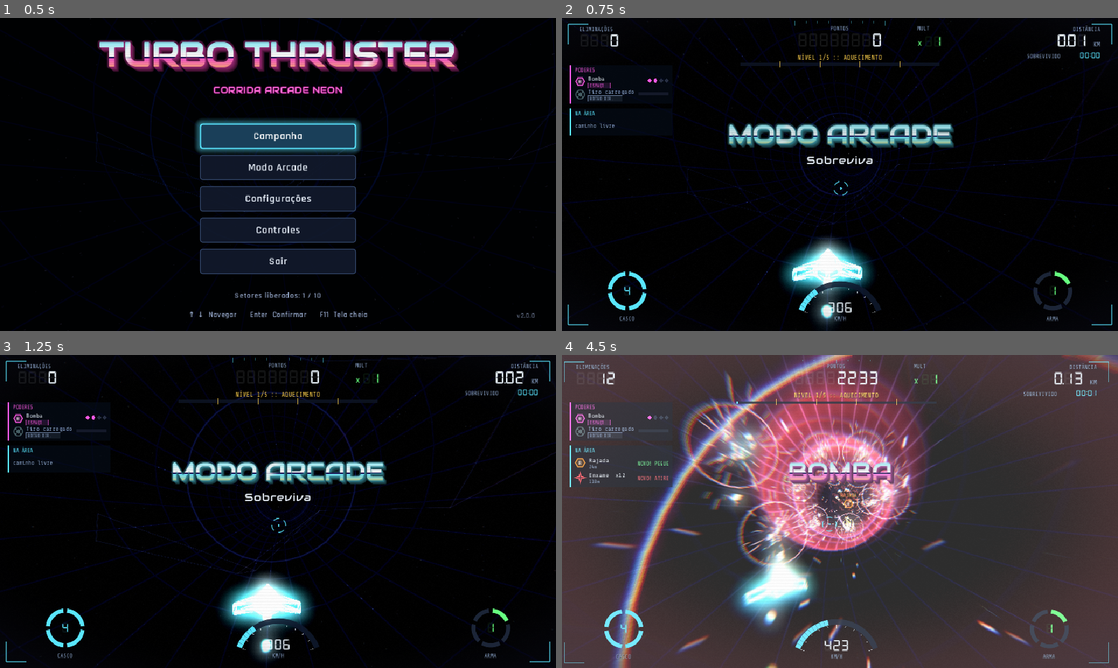
Above: before the commit, frames 1-4 (two rows, left to right).
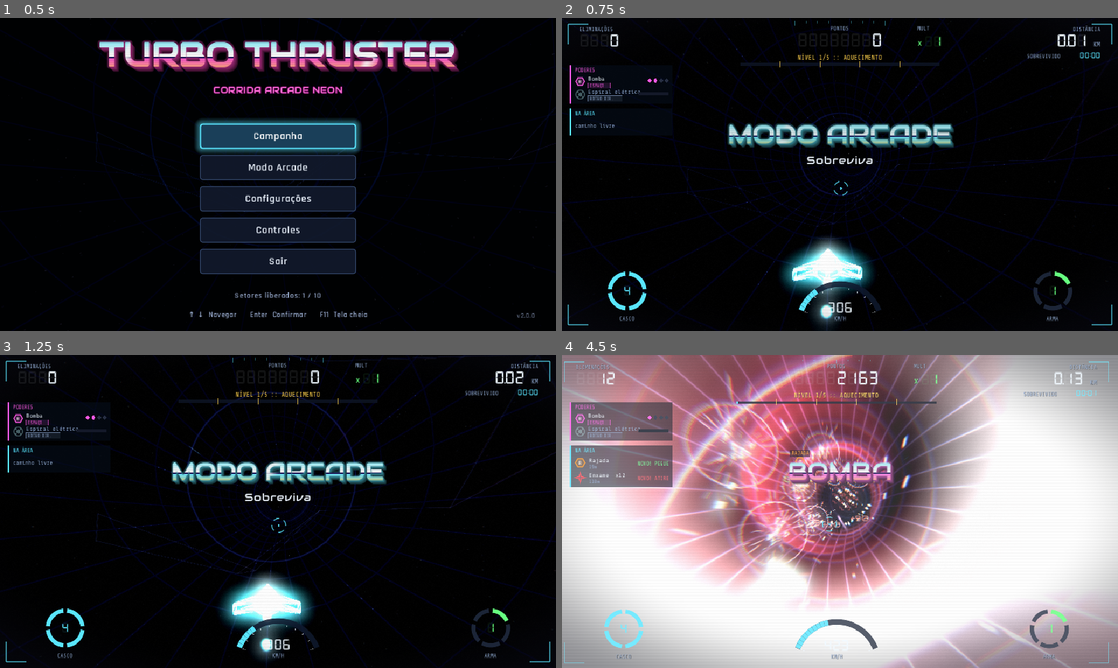
Above: after the commit, the same moments.

Repository: matthfaria96/turbo-thruster
Game: Godot game, scene res://main.tscn
Same seed, same stepped clock (60 frames per second), same inputs: the game is played once before the commit and once after it.
Inputs (mouse positions are in pixels of both pictures, inside the frame that each line leads up to):
- Up to frame 1 (0.5 s): no input
- Up to frame 2 (0.75 s): click "Modo Arcade" at 0.5 s
- Up to frame 3 (1.25 s): no input
- Up to frame 4 (4.5 s): tap Enter (ui_accept) at 1.25, 1.52, 2.27, 3.77 s; move the mouse to (962, 495) at 1.27 s; hold D (move_right) 1.28-2.03 s; hold Shift (charge) 1.28-2.03 s; click (962, 495) at 1.42 s; tap J (fire) at 1.55, 2.1, 3.05, 3.6 s; move the mouse to (728, 527) at 2.02 s; hold S (brake) 2.03-2.78 s; click (728, 527) at 2.17 s; tap Shift (charge) at 2.3, 3.8 s; move the mouse to (895, 442) at 2.77 s; hold D (move_right) 2.78-3.53 s; hold Shift (charge) 2.78-3.53 s; click (895, 442) at 2.92 s; move the mouse to (812, 574) at 3.52 s; hold W (accelerate) 3.53-4.28 s; click (812, 574) at 3.67 s; move the mouse to (1006, 558) at 4.27 s; hold A (move_left) from 4.28 s (still down); hold Space (special) from 4.28 s (still down); click (1006, 558) at 4.42 s

Frame 1 is identical in both runs. In frame 2, less than 0.1% of the frame differs, in the area x 4-49%, y 22-97%; in frame 3, 0.1%; in frame 4, 92%, in the area x 0-100%, y 0-100%.

Commit message:
feat: electric spiral charge shot
Charging (now 0.5 s) grows an energy orb at the nose with particles
sucked inward and crackling bolts. Releasing fires a 12-bolt double
helix about three times wider than the main guns that erases enemy
bullets, chain lightning that jumps to up to 6 nearby enemies (and the
boss), and a short electric halo around the ship.

Co-Authored-By: Claude Opus 5.5 <noreply@anthropic.com>

Diff:
--- a/src/autoload/input_setup.gd
+++ b/src/autoload/input_setup.gd
@@ -19,7 +19,7 @@
 	["Acelerar (frente)", "W", "Analógico para cima"],
 	["Frear (trás)", "S", "Analógico para baixo"],
 	["Atirar (segurar)", "Botão esquerdo do mouse", "A / RT"],
-	["Tiro carregado (segurar e soltar)", "Botão direito do mouse", "X / LT"],
+	["Espiral elétrica (segure e solte)", "Botão direito do mouse", "X / LT"],
 	["Especial: bomba (limpa a tela)", "Espaço", "Y / B"],
 	["Pausar", "Esc / P", "Start"],
 	["Tela cheia", "F11", "—"],
--- a/src/game/combat.gd
+++ b/src/game/combat.gd
@@ -38,7 +38,7 @@
 
 
 func nova_active() -> bool:
-	return g.projectiles.shots.any(func(s: Dictionary) -> bool: return s.pierce)
+	return g.projectiles.shots.any(func(s: Dictionary) -> bool: return s.pierce or s.get("clears", false))
 
 
 # ------------------------------------------------------------- player shots
@@ -124,9 +124,10 @@
 
 
 func _nova_clears_bullets() -> void:
-	for nova: Dictionary in g.projectiles.shots.filter(func(s: Dictionary) -> bool: return s.pierce):
+	for nova: Dictionary in g.projectiles.shots.filter(func(s: Dictionary) -> bool: return s.pierce or s.get("clears", false)):
+		var reach := 0.45 if nova.pierce else 0.3
 		var removed := g.projectiles.clear_bullets(func(b: Dictionary) -> bool:
-			return absf(b.s - nova.s) < 6.0 and absf(Track.angle_diff(b.th, nova.th)) < 0.45)
+			return absf(b.s - nova.s) < 6.0 and absf(Track.angle_diff(b.th, nova.th)) < reach)
 		g.score += 10 * removed.size()
 		_spark_bullets(removed)
 
--- a/src/game/fx.gd
+++ b/src/game/fx.gd
@@ -113,6 +113,79 @@
 	tween.tween_property(label, "scale", Vector3.ONE * 1.2, 0.12).set_trans(Tween.TRANS_BACK).set_ease(Tween.EASE_OUT)
 	tween.tween_property(label, "modulate:a", 0.0, 0.6).set_delay(0.25)
 	tween.tween_callback(label.queue_free)
+
+
+## Particles pulled into a point (charge-up at the ship's nose).
+static func make_suction(color: Color) -> GPUParticles3D:
+	var p := GPUParticles3D.new()
+	var mat := ParticleProcessMaterial.new()
+	mat.emission_shape = ParticleProcessMaterial.EMISSION_SHAPE_SPHERE_SURFACE
+	mat.emission_sphere_radius = 1.8
+	mat.radial_accel_min = -55.0
+	mat.radial_accel_max = -40.0
+	mat.gravity = Vector3.ZERO
+	mat.scale_min = 0.12
+	mat.scale_max = 0.25
+	var grow := Curve.new()
+	grow.add_point(Vector2(0.0, 0.3))
+	grow.add_point(Vector2(1.0, 1.0))
+	var grow_tex := CurveTexture.new()
+	grow_tex.curve = grow
+	mat.scale_curve = grow_tex
+	var g := Gradient.new()
+	g.colors = PackedColorArray([Color(color, 0.0), color, Color(1, 1, 1, 1)])
+	g.offsets = PackedFloat32Array([0.0, 0.4, 1.0])
+	var ramp := GradientTexture1D.new()
+	ramp.gradient = g
+	mat.color_ramp = ramp
+	p.process_material = mat
+	var quad := QuadMesh.new()
+	quad.size = Vector2.ONE
+	p.draw_pass_1 = quad
+	p.material_override = Meshes.additive(2.6, 0.6)
+	p.amount = 40
+	p.lifetime = 0.28
+	p.local_coords = true
+	p.emitting = false
+	return p
+
+
+## Jagged electric bolt between two points that flickers out.
+func lightning(a: Vector3, b: Vector3, color: Color, life := 0.22, width := 0.08) -> void:
+	var segs: Array = []
+	var steps := clampi(int(a.distance_to(b) / 1.6), 4, 18)
+	var dir := (b - a)
+	var side := dir.cross(Vector3.UP).normalized()
+	if side.length_squared() < 0.01:
+		side = Vector3.RIGHT
+	var up := side.cross(dir).normalized()
+	var jag := minf(dir.length() * 0.08, 1.2)
+	var prev := a
+	for i in range(1, steps + 1):
+		var t := float(i) / steps
+		var p := a + dir * t
+		if i < steps:
+			p += side * randf_range(-jag, jag) + up * randf_range(-jag, jag)
+		segs.append([prev, p])
+		if i < steps and randf() < 0.25:
+			var fork := p + (side * randf_range(-1, 1) + up * randf_range(-1, 1)) * jag * 1.5
+			segs.append([p, fork])
+		prev = p
+	var mi := MeshInstance3D.new()
+	mi.mesh = NeonGeo.edge_mesh_from_segments(segs)
+	mi.material_override = NeonGeo.edge_material(color, 3.2, width)
+	mi.custom_aabb = AABB(Vector3.ONE * -1e5, Vector3.ONE * 2e5)
+	add_child(mi)
+	var tween := mi.create_tween()
+	tween.tween_method(func(v: float) -> void: mi.set_instance_shader_parameter("fade", v), 1.0, 0.0, life)
+	tween.tween_callback(mi.queue_free)
+
+
+## Short bolts crackling out of a point in random directions.
+func zap(center: Vector3, radius: float, color: Color, count := 2) -> void:
+	for i in count:
+		var dir := Vector3(randf_range(-1, 1), randf_range(-1, 1), randf_range(-1, 1)).normalized()
+		lightning(center, center + dir * radius * randf_range(0.5, 1.0), color, 0.1, 0.04)
 
 
 ## Speed streaks flying past the camera (attach to the camera; local space).
--- a/src/game/game.gd
+++ b/src/game/game.gd
@@ -217,6 +217,7 @@
 		combat.resolve(dt)
 	_sync_transforms(dt)
 	_draw_lines()
+	_charge_fx(dt)
 	projectiles.render()
 	geoms.render()
 	tunnel.update_view(player.s)
@@ -309,7 +310,9 @@
 	var x := clampf(Track.angle_diff(target, player.th) * 3.0, -1.0, 1.0)
 	if player.invert_x:
 		x = -x
-	return {"x": x, "y": 0.6, "fire": state != State.INTRO, "charge": false}
+	# Hold the charge for 0.8 s every 2 s so the harness exercises it.
+	var charging := state != State.INTRO and fmod(state_t, 2.0) < 0.8
+	return {"x": x, "y": 0.6, "fire": state != State.INTRO and not charging, "charge": charging}
 
 
 func enemies_may_fire() -> bool:
@@ -560,13 +563,60 @@
 			fire_bullet(s, wrapf(a, -PI, PI), h, rel_speed, 0.0)
 
 
+const CHAIN_TARGETS := 6
+const CHAIN_RANGE := 70.0
+const CHAIN_DAMAGE := 6.0
+const AURA_TIME := 0.6
+
+var _aura_t := 0.0
+
+
 func _on_nova(s: float, th: float) -> void:
-	projectiles.add_shot(player.nova_shot(s, th))
+	for shot in player.spiral_shots(s, th):
+		projectiles.add_shot(shot)
 	var at := track.point(s, th, Player.H)
-	fx.sparks(at, Color(0.8, 1.0, 1.0), 40, 30.0, 1.6, 0.4)
-	fx.shockwave(at, Color(0.8, 1.0, 1.0), 5.0)
-	fx.shake = maxf(fx.shake, 0.25)
+	var ahead_at := track.point(s + 10.0, th, Player.H)
+	fx.sparks(ahead_at, Player.NOVA_COLOR, 36, 26.0, 1.2, 0.35)
+	fx.shockwave(ahead_at, Player.NOVA_COLOR, 3.0)
+	fx.shake = maxf(fx.shake, 0.3)
+	post.kick(0.4)
+	post.pulse(Player.NOVA_COLOR, 0.25)
+	_aura_t = AURA_TIME
+	_chain_lightning(at)
 	Sfx.play("nova")
+
+
+## Bolts jump from the ship to the nearest enemies ahead, damaging each.
+func _chain_lightning(from: Vector3) -> void:
+	var targets := enemies.filter(func(e: Enemy) -> bool:
+		var ahead := e.s - player.s
+		return e.alive and not e.invulnerable and not e.hidden and ahead > 0.0 and ahead < CHAIN_RANGE \
+			and absf(Track.angle_diff(e.th, player.th)) < 1.4)
+	targets.sort_custom(func(a: Enemy, b: Enemy) -> bool: return a.s < b.s)
+	var prev := from
+	for e: Enemy in targets.slice(0, CHAIN_TARGETS):
+		fx.lightning(prev, e.global_position, Color(0.75, 0.95, 1.0), 0.3, 0.1)
+		fx.sparks(e.global_position, Player.NOVA_COLOR, 10, 14.0, 0.8, 0.25)
+		combat.hit_enemy(e, CHAIN_DAMAGE)
+		prev = e.global_position
+	for b in bosses:
+		if b.core_hittable() and b.s - player.s < CHAIN_RANGE * 1.4:
+			fx.lightning(prev, b.global_position, Color(0.75, 0.95, 1.0), 0.3, 0.12)
+			if b.damage(CHAIN_DAMAGE * 1.5):
+				on_boss_killed(b)
+	enemies = enemies.filter(func(e: Enemy) -> bool: return e.alive)
+
+
+## Crackle while charging and an electric halo right after the release.
+func _charge_fx(dt: float) -> void:
+	_aura_t = maxf(0.0, _aura_t - dt)
+	if not player.alive:
+		return
+	var nose := player.global_position - player.global_basis.z * 1.5
+	if player.charge > 0.35 and randf() < player.charge * 0.6:
+		fx.zap(nose, 0.6 + player.charge * 1.2, Player.NOVA_COLOR, 1)
+	if _aura_t > 0.0:
+		fx.zap(player.global_position, 2.2, Color(0.8, 0.95, 1.0), 1)
 
 
 func _on_geom(pos: Vector3) -> void:
--- a/src/game/hud_feed.gd
+++ b/src/game/hud_feed.gd
@@ -15,7 +15,7 @@
 	var rows: Array = [
 		{"icon": "pickup_bomb", "name": "Bomba", "key": "ESPAÇO", "color": bomb_color,
 			"count": p.specials, "max": Player.MAX_SPECIALS, "ready": p.specials > 0},
-		{"icon": "charge", "name": "Tiro carregado", "key": "BOTÃO DIR.", "color": Color(0.75, 1.0, 1.0),
+		{"icon": "charge", "name": "Espiral elétrica", "key": "BOTÃO DIR.", "color": Color(0.75, 1.0, 1.0),
 			"ratio": p.charge, "ready": p.charge >= 1.0, "label": "PRONTO!" if p.charge >= 1.0 else ""},
 	]
 	var timed := [["shield", p.shield_t, 10.0], ["rapid", p.rapid_t, 9.0], ["missile", pu.missile_t, PowerUps.MISSILE_TIME],
--- a/src/game/player.gd
+++ b/src/game/player.gd
@@ -13,7 +13,11 @@
 const STEER := 2.6
 const MAX_HULL := 4
 const MAX_WEAPON := 5
-const CHARGE_TIME := 0.85
+const CHARGE_TIME := 0.5
+const SPIRAL_SHOTS := 12
+const SPIRAL_SPREAD := 0.55
+const SPIRAL_SPIN := 3.2
+const NOVA_COLOR := Color(0.55, 0.85, 1.0)
 const INVULN_TIME := 1.6
 const FIRE_RATE := [0.0, 8.0, 9.0, 10.0, 12.0, 12.0]
 const DAMAGE := [0.0, 1.0, 1.0, 1.0, 1.3, 1.3]
@@ -50,6 +54,8 @@
 var _model: Node3D
 var _flares: Array[Node3D] = []
 var _muzzle: Node3D
+var _orb: Node3D
+var _suction: GPUParticles3D
 var _muzzle_t := 0.0
 var specials := 2
 const MAX_SPECIALS := 4
@@ -61,6 +67,13 @@
 	add_child(_model)
 	_flares = [_model.get_node("FlareL"), _model.get_node("FlareR")]
 	_muzzle = _model.get_node("Muzzle")
+	_orb = Meshes.aura(NOVA_COLOR, 1.0, 1.4)
+	_orb.position = Vector3(0, 0.1, -1.6)
+	_orb.visible = false
+	_model.add_child(_orb)
+	_suction = Fx.make_suction(NOVA_COLOR)
+	_suction.position = _orb.position
+	_model.add_child(_suction)
 	_shield = Meshes.shield_bubble()
 	_shield.visible = false
 	add_child(_shield)
@@ -107,6 +120,7 @@
 		_muzzle_t = 1.0
 		Sfx.play("shot", -16.0)
 	_update_charge(dt, input.charge)
+	_animate_charge()
 	return shots
 
 
@@ -131,9 +145,29 @@
 	_charge_sound = false
 
 
-func nova_shot(at_s: float, at_th: float) -> Dictionary:
-	return {"s": at_s, "ps": at_s, "th": at_th, "h": H, "vs": speed + 110.0, "vth": 0.0,
-		"dmg": 12.0, "pierce": true, "size": 2.4, "life": 1.1}
+## Charged release: a double helix of energy bolts that sweeps a band about
+## three times wider than the normal guns and erases enemy bullets it touches.
+func spiral_shots(at_s: float, at_th: float) -> Array[Dictionary]:
+	var out: Array[Dictionary] = []
+	for i in SPIRAL_SHOTS:
+		var arm := 1.0 if i % 2 == 0 else -1.0
+		var k := float(i / 2) / float(SPIRAL_SHOTS / 2 - 1)
+		var offset := (k - 0.5) * 2.0 * SPIRAL_SPREAD
+		out.append({"s": at_s + i * 0.6, "ps": at_s, "th": at_th + offset, "h": H + 0.2,
+			"vs": speed + 120.0, "vth": arm * SPIRAL_SPIN * (0.6 + k * 0.4), "dmg": 4.0, "pierce": false,
+			"clears": true, "size": 1.2, "life": 0.85, "color": NOVA_COLOR.lerp(Color(1, 0.5, 1), k),
+			"swing": arm, "base_th": at_th + offset, "age": 0.0})
+	return out
+
+
+## Energy ball growing at the nose while charging, particles sucked inward.
+func _animate_charge() -> void:
+	_orb.visible = charge > 0.02 and alive
+	var flick := 0.9 + 0.1 * sin(Time.get_ticks_msec() * (0.04 if charge >= 1.0 else 0.02))
+	_orb.scale = Vector3.ONE * (0.25 + charge * 0.85) * flick
+	_orb.set_instance_shader_parameter("tint", NOVA_COLOR.lerp(Color(1, 1, 1), charge * charge))
+	_suction.emitting = charge > 0.05 and alive
+	_suction.amount_ratio = clampf(charge, 0.2, 1.0)
 
 
 ## Returns true when the ship is destroyed.
--- a/src/game/projectiles.gd
+++ b/src/game/projectiles.gd
@@ -41,7 +41,12 @@
 	for shot in shots:
 		shot.ps = shot.s
 		shot.s += shot.vs * dt
-		shot.th = wrapf(shot.th + shot.vth * dt, -PI, PI)
+		if shot.has("swing"):
+			# Helix: each bolt orbits its lane, the two arms crossing over.
+			shot.age += dt
+			shot.th = wrapf(shot.base_th + sin(shot.age * 9.0 + shot.swing) * 0.35 + shot.vth * shot.age * 0.25, -PI, PI)
+		else:
+			shot.th = wrapf(shot.th + shot.vth * dt, -PI, PI)
 		shot.life -= dt
 	for b in bullets:
 		# Bullets keep their absolute speed in slow motion: scale the
@@ -71,7 +76,7 @@
 		var shot: Dictionary = shots[i]
 		var fr := track.frame(shot.s)
 		var pos: Vector3 = fr.origin + Track.radial(fr, shot.th) * (Track.RADIUS - shot.h)
-		var length: float = 6.0 if shot.pierce else 2.8
+		var length: float = 6.0 if shot.pierce else (3.6 if shot.has("swing") else 2.8)
 		var basis := Basis(fr.basis.x * shot.size * 0.55, -fr.basis.z * length, fr.basis.y)
 		_shot_mm.set_instance_transform(i, Transform3D(basis, pos))
 		_shot_mm.set_instance_color(i, Color(0.75, 1.0, 1.0) if shot.pierce else shot.get("color", EnemyTypes.SHOT_COLOR))
